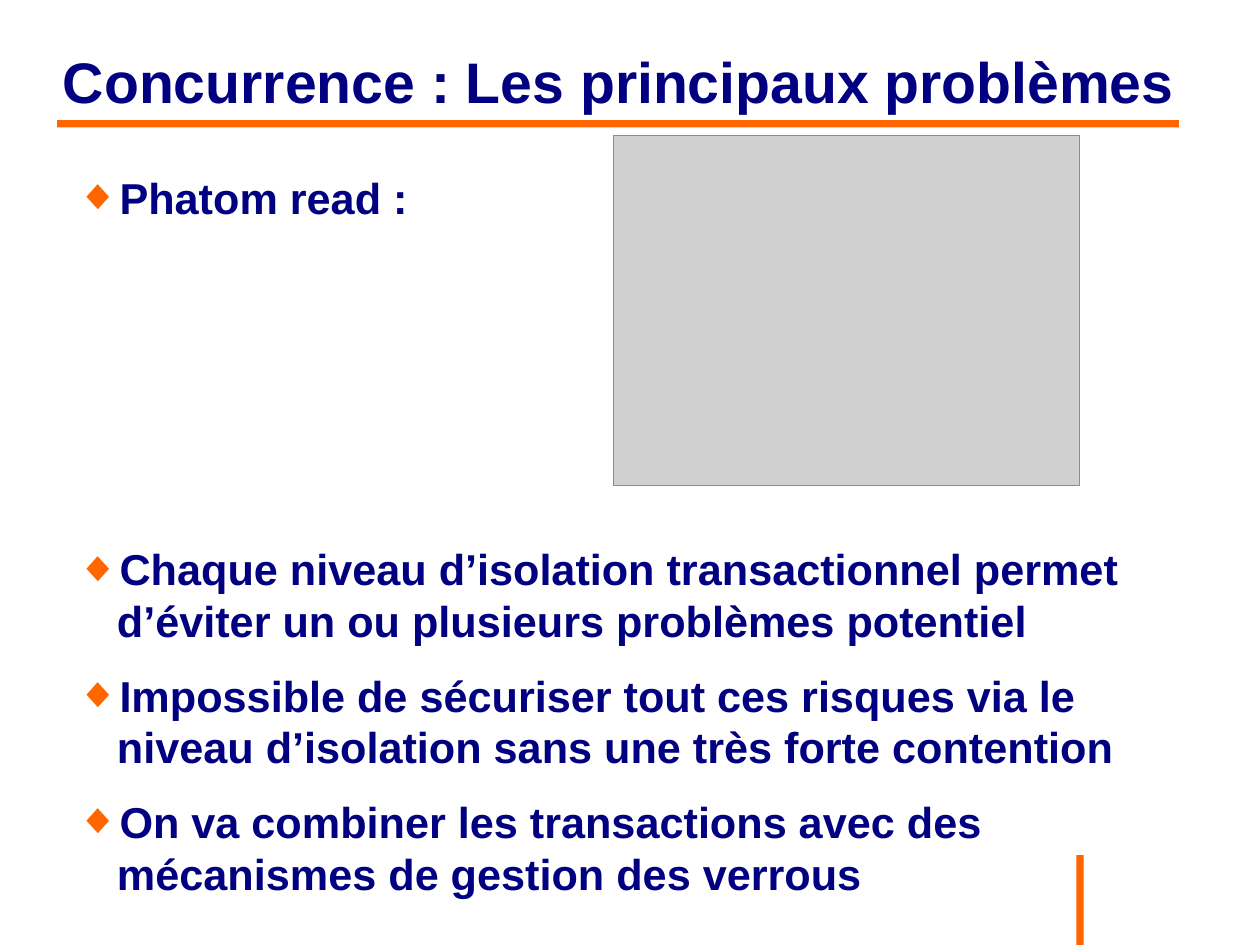
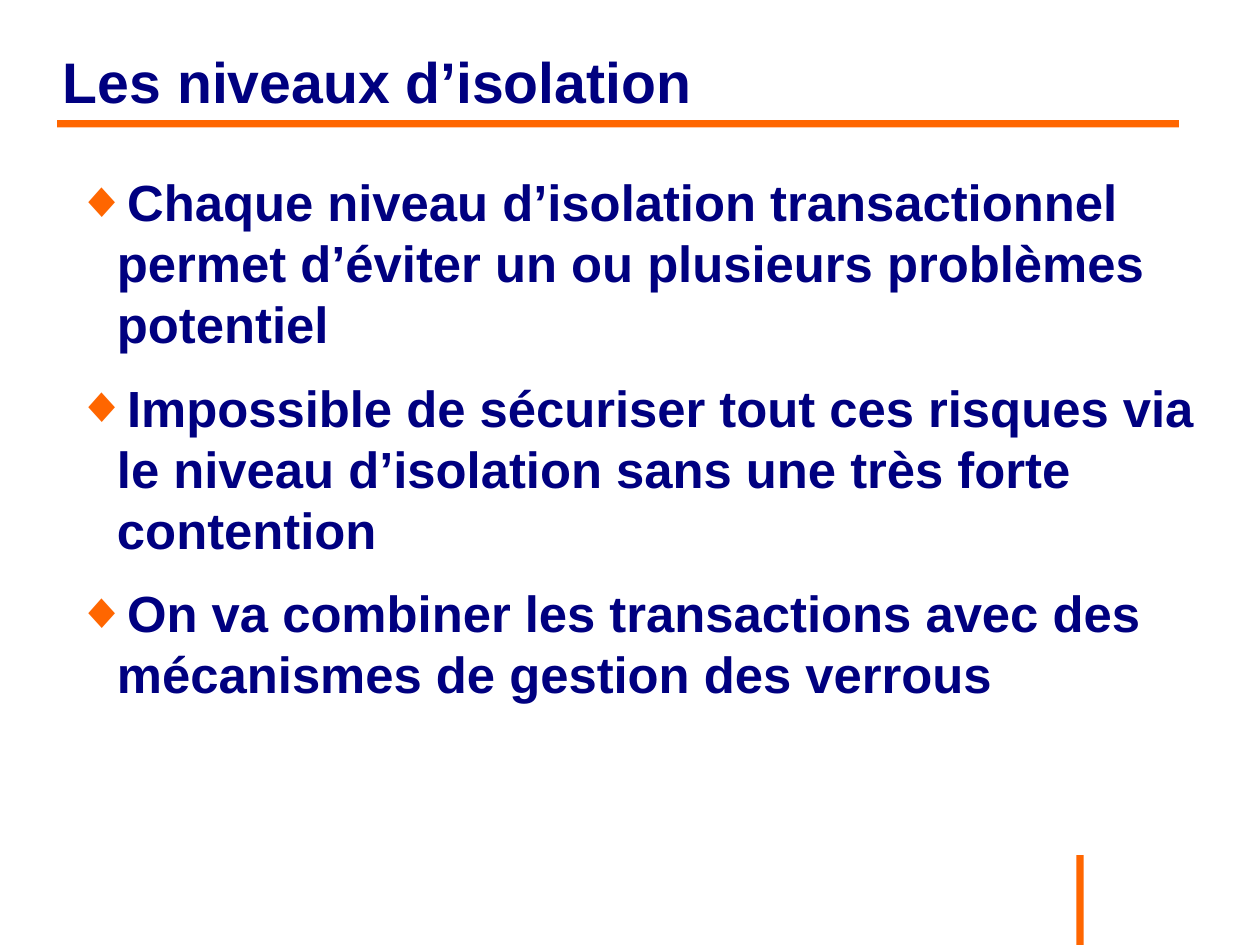
Before and after one commit to philphils/formation-hibernate-avancee, a slide deck: slide 89 of Documentation/diapo_formation_hibernate_avancee.odp. Drawn at 1260x945 pixels with LibreOffice and Linux fonts; fonts in the diff are those of the drawing; grey boxes stand for pictures; background and template pictures are left out. Boxes give left, top, right and bottom in pixels: in the first picture for what was removed or moved away, otherwise in the second. Text is boxed around its words. In the diff, an @@ line names an element or a change of style, - is before the commit and + after.

Commit message:
Fin diapo partie 4 sous partie Verrou Optimiste

```diff
--- a/Documentation/diapo_formation_hibernate_avancee.odp
+++ b/Documentation/diapo_formation_hibernate_avancee.odp
@@ title at bbox=[63, 61, 691, 104]: text changed @@
-Concurrence : Les principaux problèmes
+Les niveaux d’isolation
@@ picture removed at bbox=[614, 135, 1080, 486] @@
@@ text "Chaque niveau d’isolation transactionnel permet ..." at bbox=[117, 184, 1194, 704]: size 27.2 to 32 pt @@
@@ text at bbox=[120, 182, 381, 215]: paragraph removed @@
-◆ Phatom read :
```
Also in this commit, not shown: 7 other slides changed, 9 slides added, 1 other file.
